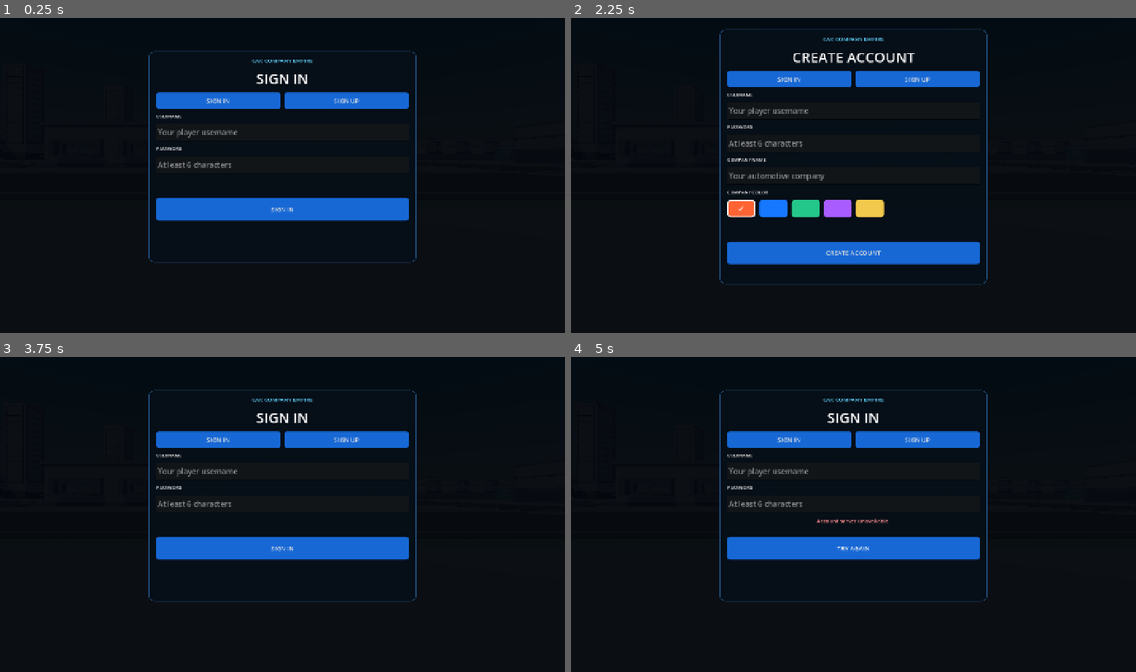
Above: before the commit, frames 1-4 (two rows, left to right).
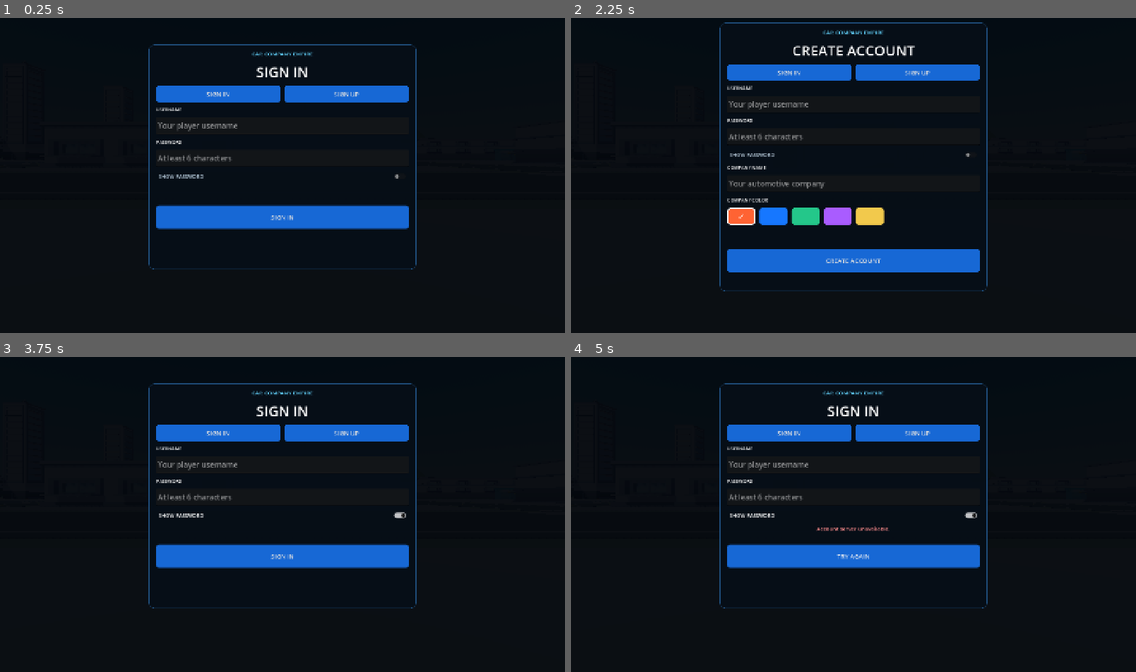
Above: after the commit, the same moments.

Repository: levmotin/car-company-empire
Game: Godot game, scene res://main.tscn
Two runs of this game, one before a commit and one after it. Both use one fixed random seed, a clock stepped at 60 frames per second and the inputs below.
Inputs (mouse positions are in pixels of both pictures, inside the frame that each line leads up to):
- Up to frame 1 (0.25 s): no input
- Up to frame 2 (2.25 s): click (853, 131) at 0.52 s; type "Alex" at 0.6 s; click (853, 166) at 0.75 s; type "12" at 0.83 s; click "SIGN IN" at 1.25 s; click "SIGN UP" at 2 s
- Up to frame 3 (3.75 s): click "SIGN IN" at 2.75 s; click (282, 514) at 3.5 s, where only the run after the commit has a clickable "SHOW PASSWORD"
- Up to frame 4 (5 s): click "SIGN IN" at 4.25 s

The runs differ from the first frame. In frame 1, 6.8% of the frame differs, in the area x 26-74%, y 8-80%; in frame 2, 8.7%, in the area x 26-74%, y 1-87%; in frame 3, 6.9%; in frame 4, 7.1%.

Commit message:
Add show password toggle

Diff:
--- a/scripts/game.gd
+++ b/scripts/game.gd
@@ -1575,7 +1575,7 @@
 func _show_auth_screen(sign_in: bool) -> void:
 	_clear_startup_screen()
 	company_setup = _startup_backdrop()
-	var card_size := Vector2(680, 540 if sign_in else 650)
+	var card_size := Vector2(680, 575 if sign_in else 685)
 	var card := _startup_card(card_size)
 	company_setup.add_child(card)
 	var box := VBoxContainer.new()
@@ -1595,6 +1595,12 @@
 	mode_row.add_child(sign_up_tab)
 	var username_input := _auth_input(box, "USERNAME", "Your player username", false, 18)
 	var password_input := _auth_input(box, "PASSWORD", "At least 6 characters", true, 72)
+	var show_password := CheckButton.new()
+	show_password.text = "SHOW PASSWORD"
+	show_password.add_theme_font_size_override("font_size", 13)
+	show_password.add_theme_color_override("font_color", Color("#b8ccdc"))
+	show_password.toggled.connect(_toggle_password_visibility.bind(password_input))
+	box.add_child(show_password)
 	var company_input: LineEdit
 	if not sign_in:
 		company_input = _auth_input(box, "COMPANY NAME", "Your automotive company", false, 32)
@@ -1680,6 +1686,9 @@
 	input.custom_minimum_size.y = 44
 	box.add_child(input)
 	return input
+
+func _toggle_password_visibility(visible_password: bool, password_input: LineEdit) -> void:
+	password_input.secret = not visible_password
 
 func _submit_sign_in(username_input: LineEdit, password_input: LineEdit, button: Button, error_label: Label) -> void:
 	_submit_auth("/signin", {
Not shown, changed: web/index.html
Not shown, changed: web/index.pck
